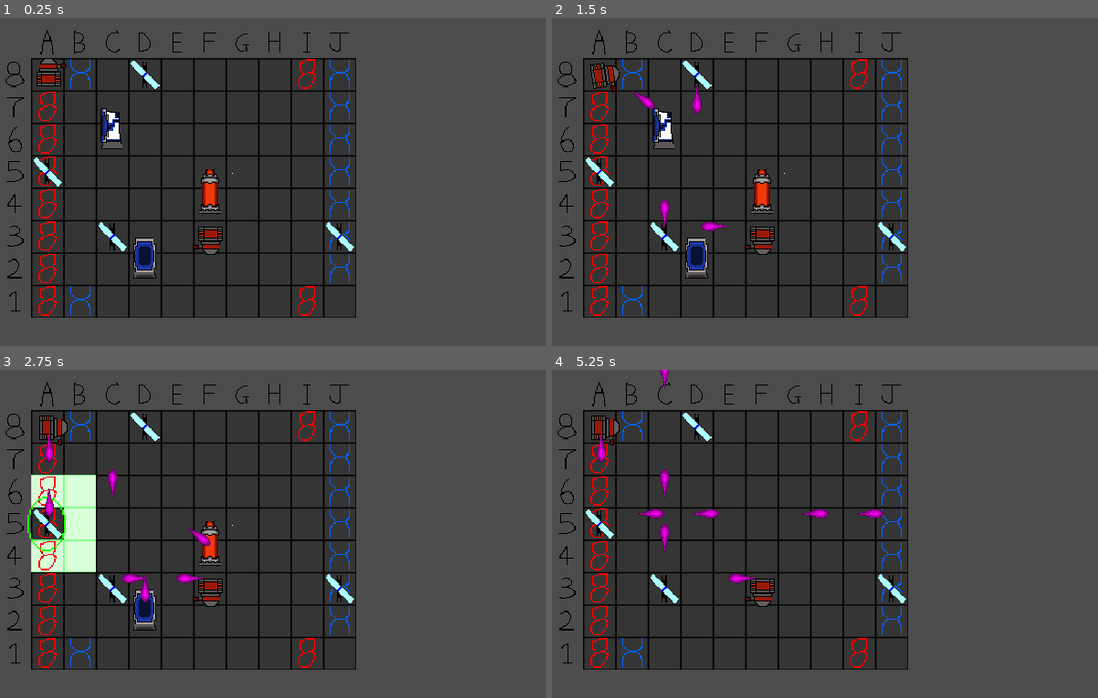
Above: before the commit, frames 1-4 (two rows, left to right).
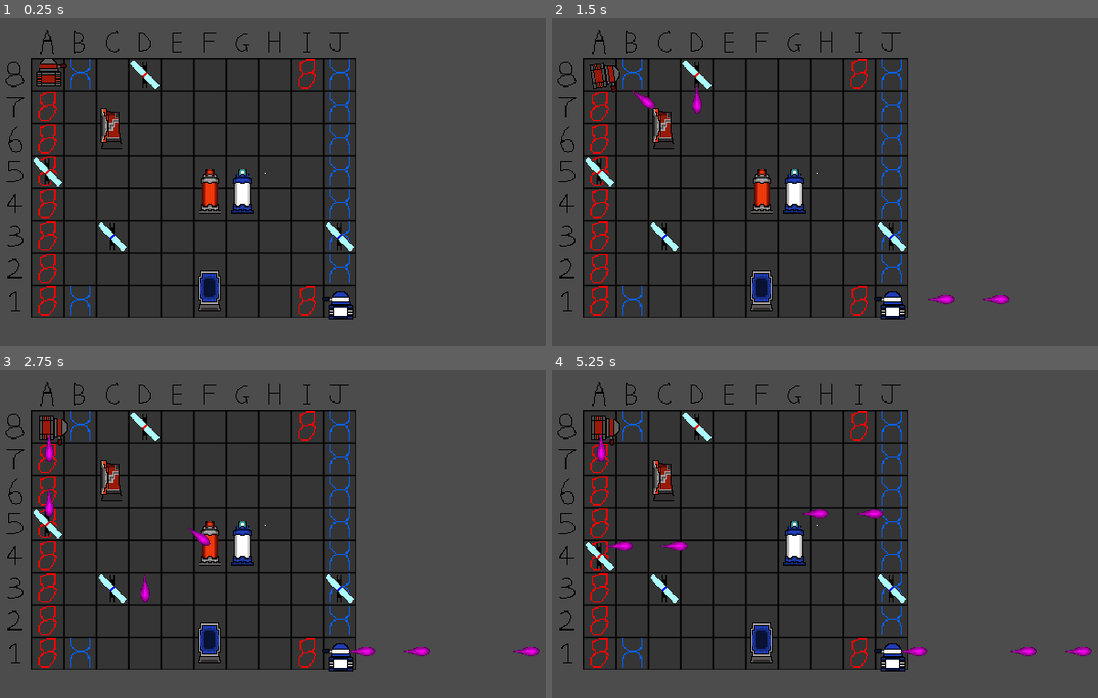
Above: after the commit, the same moments.

Repository: WhatDoor/LaserChess
Game: Godot game, scene res://Game.tscn
Same seed, same stepped clock (60 frames per second), same inputs: the game is played once before the commit and once after it.
Inputs (mouse positions are in pixels of both pictures, inside the frame that each line leads up to):
- Up to frame 1 (0.25 s): no input
- Up to frame 2 (1.5 s): tap Enter at 0.5 s; move the mouse to (601, 73) at 0.52 s; hold Space (End_Turn) 0.53-1.28 s; click (601, 73) at 0.67 s; move the mouse to (601, 106) at 1.27 s; tap Space (End_Turn) at 1.35 s; click (601, 106) at 1.42 s
- Up to frame 3 (2.75 s): move the mouse to (49, 491) at 2.02 s; hold Space (End_Turn) from 2.03 s (still down); click (49, 491) at 2.17 s
- Up to frame 4 (5.25 s): move the mouse to (601, 524) at 2.77 s; release Space (End_Turn) at 2.78 s; tap Space (End_Turn) at 2.85, 4.35 s; click (601, 524) at 2.92 s; move the mouse to (601, 556) at 3.52 s; hold Space (End_Turn) 3.53-4.28 s; click (601, 556) at 3.67 s; move the mouse to (601, 589) at 4.27 s; click (601, 589) at 4.42 s; move the mouse to (601, 622) at 5.02 s; hold Space (End_Turn) from 5.03 s (still down); click (601, 622) at 5.17 s

The runs differ from the first frame. In frame 1, 2.4% of the frame differs, in the area x 8-65%, y 16-92%; in frame 2, 2.7%; in frame 3, 5.6%, in the area x 5-99%, y 16-92%; in frame 4, 3.0%.

Commit message:
Selected squares not don't include the wrong colour squares and corners where laser turret is

Diff:
--- a/BoardResources/Board.tscn
+++ b/BoardResources/Board.tscn
@@ -142,6 +142,7 @@
 position = Vector2( -8.88889, 8.88889 )
 collision_layer = 8
 collision_mask = 0
+colour = 1
 
 [node name="RedSymbol" type="Sprite" parent="Squares/A7"]
 scale = Vector2( 0.7, 0.7 )
@@ -153,6 +154,7 @@
 position = Vector2( -8.88889, 26.6667 )
 collision_layer = 8
 collision_mask = 0
+colour = 1
 
 [node name="RedSymbol" type="Sprite" parent="Squares/A6"]
 scale = Vector2( 0.7, 0.7 )
@@ -164,6 +166,7 @@
 position = Vector2( -8.88889, 44.4444 )
 collision_layer = 8
 collision_mask = 0
+colour = 1
 
 [node name="RedSymbol" type="Sprite" parent="Squares/A5"]
 scale = Vector2( 0.7, 0.7 )
@@ -175,6 +178,7 @@
 position = Vector2( -8.88889, 62.2222 )
 collision_layer = 8
 collision_mask = 0
+colour = 1
 
 [node name="RedSymbol" type="Sprite" parent="Squares/A4"]
 scale = Vector2( 0.7, 0.7 )
@@ -186,6 +190,7 @@
 position = Vector2( -8.88889, 80 )
 collision_layer = 8
 collision_mask = 0
+colour = 1
 
 [node name="RedSymbol" type="Sprite" parent="Squares/A3"]
 scale = Vector2( 0.7, 0.7 )
@@ -197,6 +202,7 @@
 position = Vector2( -8.88889, 97.7778 )
 collision_layer = 8
 collision_mask = 0
+colour = 1
 
 [node name="RedSymbol" type="Sprite" parent="Squares/A2"]
 scale = Vector2( 0.7, 0.7 )
@@ -208,6 +214,7 @@
 position = Vector2( -8.88889, 115.556 )
 collision_layer = 8
 collision_mask = 0
+colour = 1
 
 [node name="RedSymbol" type="Sprite" parent="Squares/A1"]
 scale = Vector2( 0.7, 0.7 )
@@ -219,6 +226,7 @@
 position = Vector2( 8.88889, -8.88889 )
 collision_layer = 8
 collision_mask = 0
+colour = 2
 
 [node name="RedSymbol" type="Sprite" parent="Squares/B8"]
 scale = Vector2( 0.7, 0.7 )
@@ -259,6 +267,7 @@
 position = Vector2( 8.88889, 115.556 )
 collision_layer = 8
 collision_mask = 0
+colour = 2
 
 [node name="RedSymbol" type="Sprite" parent="Squares/B1"]
 scale = Vector2( 0.7, 0.7 )
@@ -509,6 +518,7 @@
 position = Vector2( 133.333, -8.88889 )
 collision_layer = 8
 collision_mask = 0
+colour = 1
 
 [node name="RedSymbol" type="Sprite" parent="Squares/I8"]
 scale = Vector2( 0.7, 0.7 )
@@ -550,6 +560,7 @@
 position = Vector2( 133.333, 115.556 )
 collision_layer = 8
 collision_mask = 0
+colour = 1
 
 [node name="RedSymbol" type="Sprite" parent="Squares/I1"]
 scale = Vector2( 0.7, 0.7 )
@@ -561,6 +572,7 @@
 position = Vector2( 151.111, -8.88889 )
 collision_layer = 8
 collision_mask = 0
+colour = 2
 
 [node name="RedSymbol" type="Sprite" parent="Squares/J8"]
 scale = Vector2( 0.7, 0.7 )
@@ -571,6 +583,7 @@
 position = Vector2( 151.111, 8.88889 )
 collision_layer = 8
 collision_mask = 0
+colour = 2
 
 [node name="RedSymbol" type="Sprite" parent="Squares/J7"]
 scale = Vector2( 0.7, 0.7 )
@@ -581,6 +594,7 @@
 position = Vector2( 151.111, 26.6667 )
 collision_layer = 8
 collision_mask = 0
+colour = 2
 
 [node name="RedSymbol" type="Sprite" parent="Squares/J6"]
 scale = Vector2( 0.7, 0.7 )
@@ -591,6 +605,7 @@
 position = Vector2( 151.111, 44.4444 )
 collision_layer = 8
 collision_mask = 0
+colour = 2
 
 [node name="RedSymbol" type="Sprite" parent="Squares/J5"]
 scale = Vector2( 0.7, 0.7 )
@@ -601,6 +616,7 @@
 position = Vector2( 151.111, 62.2222 )
 collision_layer = 8
 collision_mask = 0
+colour = 2
 
 [node name="RedSymbol" type="Sprite" parent="Squares/J4"]
 scale = Vector2( 0.7, 0.7 )
@@ -611,6 +627,7 @@
 position = Vector2( 151.111, 80 )
 collision_layer = 8
 collision_mask = 0
+colour = 2
 
 [node name="RedSymbol" type="Sprite" parent="Squares/J3"]
 scale = Vector2( 0.7, 0.7 )
@@ -621,6 +638,7 @@
 position = Vector2( 151.111, 97.7778 )
 collision_layer = 8
 collision_mask = 0
+colour = 2
 
 [node name="RedSymbol" type="Sprite" parent="Squares/J2"]
 scale = Vector2( 0.7, 0.7 )
--- a/BoardResources/Square.gd
+++ b/BoardResources/Square.gd
@@ -1,4 +1,12 @@
 extends Area2D
+
+enum SQUARE_COLOUR {
+	NORMAL,
+	RED = 1,
+	BLUE = 2
+}
+
+export(SQUARE_COLOUR) var colour = SQUARE_COLOUR.NORMAL
 
 signal clicked(square)
 
--- a/DefenderResources/Defender.gd
+++ b/DefenderResources/Defender.gd
@@ -11,7 +11,17 @@
 
 func _ready():
 	$Offset/Front.hide() #Hide the starting orientation which is used for game dev
+	set_colour(team_colour)
 	set_orientation(orientation)
+
+func set_colour(team_colour):
+	match team_colour:
+		COLOUR.RED:
+			$Offset/Left/LeftBlueDefender.hide()
+			$Offset/Front/FrontBlueDefender.hide()
+		COLOUR.BLUE:
+			$Offset/Left/LeftRedDefender.hide()
+			$Offset/Front/FrontRedDefender.hide()
 
 func set_orientation(orientation):
 	var orientationNode
--- a/Game.gd
+++ b/Game.gd
@@ -14,26 +14,31 @@
 		piece.position = board.get_square(piece.board_coords).position
 
 func _on_piece_selected(piece):
+	print(piece.name, " selected at ", piece.board_coords)
+
 	#Update pieces state
 	pieces = $Pieces.get_children()
 
-	print(piece.name, " selected at ", piece.board_coords)
-
+	#Deselect any other piece that that is currently selected
 	for p in pieces:
 		if p.name != piece.name && p.selected:
 			p.set_selected(false)
 
+	#Deselect any other squares that are currently selected
 	if (currently_selected_squares != null):
 		for squares in currently_selected_squares:
 			squares.set_selected(false)
 
+	#Set the currently selected piece
+	currently_selected_piece = piece
+
+	#Set the currently available squares
 	var available_squares_list = available_squares(piece.board_coords)
+	currently_selected_squares = available_squares_list
 
+	#Highlight the currently available squares
 	for squares in available_squares_list:
 		squares.set_selected(true)
-
-	currently_selected_piece = piece
-	currently_selected_squares = available_squares_list
 
 func _on_piece_deselected(piece):
 	print(piece.name, " deselected")
@@ -88,21 +93,42 @@
 	return available_square_list
 
 func is_valid_array_square(row, column):
+
 	#Test whether the array indexes are valid
 	if (row >= 8 || column >= 10 || row < 0 || column < 0):
 		return false
 
-	var square_name = board.squares_array[row][column].name
-	print("testing ", square_name)
+	var square = board.squares_array[row][column]
+	#print("testing ", square_name)
+
+	#A8 and J1 are always not allowed
+	if square.name == "A8" || square.name == "J1":
+		print(square.name, " is disallowed because of laser turret")
+		return false
 
 	#Test whether the square colour prevents piece from moving there
+	if square.colour != currently_selected_piece.team_colour && square.colour != square.SQUARE_COLOUR.NORMAL:
+		print(square.name, " is disallowed because of colour")
+		return false
 
 	#Test whether a piece occupies the square
 	for p in pieces:
-		if p.board_coords == square_name:
-			print(square_name, " occupied by ", p.name)
+		if p.board_coords == square.name:
+			print(square.name, " occupied by ", p.name)
+			#IF PIECE IS SWITCH, test if the occupying piece is not deflector and defender
 			return false
+
 	return true
 
 func _on_board_clicked(square, square_indexes):
-	pass # Replace with function body.
+	if currently_selected_piece != null and square_exists_in(currently_selected_squares, square):
+		print("moving ", currently_selected_piece.name, " to ", square.name)
+		currently_selected_piece.position = square.position
+		currently_selected_piece.board_coords = square.name
+		_on_piece_deselected(currently_selected_piece)
+
+func square_exists_in(square_list, square):
+	for s in square_list:
+		if s.name == square.name:
+			return true
+	return false
--- a/Game.tscn
+++ b/Game.tscn
@@ -19,39 +19,60 @@
 [node name="Pieces" type="YSort" parent="."]
 position = Vector2( 1.78814e-07, -5.96046e-08 )
 
-[node name="Defender" parent="Pieces" instance=ExtResource( 2 )]
-position = Vector2( 40, 88 )
-board_coords = "D2"
-
 [node name="Defender2" parent="Pieces" instance=ExtResource( 2 )]
 position = Vector2( 24, 24 )
 board_coords = "C6"
+team_colour = 1
 orientation = 2
 
+[node name="Defender3" parent="Pieces" instance=ExtResource( 2 )]
+position = Vector2( 80, 120 )
+board_coords = "F1"
+team_colour = 2
+
 [node name="King" parent="Pieces" instance=ExtResource( 5 )]
-position = Vector2( 72, 56 )
+position = Vector2( 80, 64 )
 board_coords = "F4"
+team_colour = 1
+
+[node name="King2" parent="Pieces" instance=ExtResource( 5 )]
+position = Vector2( 96, 64 )
+board_coords = "G4"
+team_colour = 2
 
 [node name="RedSwitch2" parent="Pieces" instance=ExtResource( 4 )]
-position = Vector2( 40, -8 )
+position = Vector2( 48, -8 )
 board_coords = "D8"
+team_colour = 1
 
 [node name="RedSwitch3" parent="Pieces" instance=ExtResource( 4 )]
 position = Vector2( -8, 40 )
 board_coords = "A5"
+team_colour = 1
 
 [node name="RedSwitch4" parent="Pieces" instance=ExtResource( 4 )]
 position = Vector2( 152, 80 )
 board_coords = "J3"
+team_colour = 2
 
 [node name="Switch" parent="Pieces" instance=ExtResource( 4 )]
-position = Vector2( 24, 72 )
+position = Vector2( 24, 80 )
 board_coords = "C3"
+team_colour = 2
 
 [node name="Laser" parent="." instance=ExtResource( 3 )]
 position = Vector2( -8, -8 )
 
+[node name="BlueLaserSprite" parent="Laser" index="4"]
+visible = false
+
 [node name="Laser2" parent="." instance=ExtResource( 3 )]
-position = Vector2( 80, 80 )
-rotation = -3.14159
+position = Vector2( 152, 120 )
+
+[node name="RedLaserSprite" parent="Laser2" index="3"]
+visible = false
 [connection signal="board_clicked" from="Board" to="." method="_on_board_clicked"]
+
+[editable path="Laser"]
+
+[editable path="Laser2"]
--- a/KingResources/King.gd
+++ b/KingResources/King.gd
@@ -4,7 +4,14 @@
 onready var redKingSprite = $Offset/RedKingSprite
 
 func _ready():
-	pass
+	set_colour(team_colour)
+
+func set_colour(team_colour):
+	match team_colour:
+		COLOUR.RED:
+			$Offset/BlueKingSprite.hide()
+		COLOUR.BLUE:
+			$Offset/RedKingSprite.hide()
 
 func _on_ClickBox_input_event(viewport, event, shape_idx):
 	if (filterLeftClick(event)):
--- a/LaserResources/Laser.tscn
+++ b/LaserResources/Laser.tscn
@@ -1,9 +1,10 @@
-[gd_scene load_steps=8 format=2]
+[gd_scene load_steps=9 format=2]
 
 [ext_resource path="res://LaserResources/RedLaser.png" type="Texture" id=1]
 [ext_resource path="res://LaserResources/Laser.gd" type="Script" id=2]
 [ext_resource path="res://LaserResources/newRedLaserLeft.png" type="Texture" id=3]
 [ext_resource path="res://EffectsResources/ClickBox.tscn" type="PackedScene" id=4]
+[ext_resource path="res://LaserResources/newBlueLaserLeft.png" type="Texture" id=5]
 
 [sub_resource type="Animation" id=1]
 resource_name = "SwingDown"
@@ -51,7 +52,7 @@
 anims/SwingDown = SubResource( 1 )
 anims/SwingRight = SubResource( 2 )
 
-[node name="RedLaserSprite" type="Sprite" parent="."]
+[node name="OLDRedLaserSprite" type="Sprite" parent="."]
 visible = false
 texture = ExtResource( 1 )
 offset = Vector2( -0.469, 0 )
@@ -61,11 +62,16 @@
 [node name="FirePoint" type="Node2D" parent="."]
 position = Vector2( 15.6763, -5.8094 )
 
-[node name="Sprite" type="Sprite" parent="."]
+[node name="RedLaserSprite" type="Sprite" parent="."]
 scale = Vector2( 0.3, 0.3 )
 texture = ExtResource( 3 )
 offset = Vector2( -1.799, -21.796 )
 flip_h = true
+
+[node name="BlueLaserSprite" type="Sprite" parent="."]
+position = Vector2( -0.547153, -6.53761 )
+scale = Vector2( 0.3, 0.3 )
+texture = ExtResource( 5 )
 
 [node name="ClickBox" parent="." instance=ExtResource( 4 )]
 
--- a/Piece.gd
+++ b/Piece.gd
@@ -1,7 +1,13 @@
 extends Node2D
+
+enum COLOUR {
+	RED = 1,
+	BLUE = 2
+}
 
 var selected = false
 export(String) var board_coords
+export(COLOUR) var team_colour
 
 signal selected(self_node)
 signal deselected(self_node)
--- a/SwitchResources/Switch.gd
+++ b/SwitchResources/Switch.gd
@@ -5,6 +5,16 @@
 var Blast = preload("res://Projectiles/Blast.tscn")
 
 var DISTANCE_OFFSET = 4 #offsets from the centre of the switch piece so colliding projectiles dont get stuck when collding
+
+func _ready():
+	set_colour(team_colour)
+
+func set_colour(team_colour):
+	match team_colour:
+		COLOUR.RED:
+			$Offset/BlueSwitchSprite.hide()
+		COLOUR.BLUE:
+			$Offset/RedSwitchSprite.hide()
 
 func _on_BotHitBox_area_entered(blast):
 	var angleOffset = 135
--- a/SwitchResources/Switch.tscn
+++ b/SwitchResources/Switch.tscn
@@ -25,7 +25,7 @@
 extents = Vector2( 12.209, 0.899685 )
 
 [sub_resource type="RectangleShape2D" id=3]
-extents = Vector2( 9.10066, 14.1846 )
+extents = Vector2( 8.58849, 8.95631 )
 
 [node name="Switch" type="Node2D"]
 script = ExtResource( 2 )
@@ -61,7 +61,7 @@
 [node name="ClickBox" parent="." instance=ExtResource( 4 )]
 
 [node name="ClickBox" parent="ClickBox" index="0"]
-position = Vector2( -0.484169, -5.62301 )
+position = Vector2( -0.118683, -0.213773 )
 shape = SubResource( 3 )
 
 [node name="selectSprite" parent="ClickBox" index="1"]
Not shown, added: JozSpritesUpload/desktop.ini
Not shown, added: project.godot~RF38bfcb3.TMP
